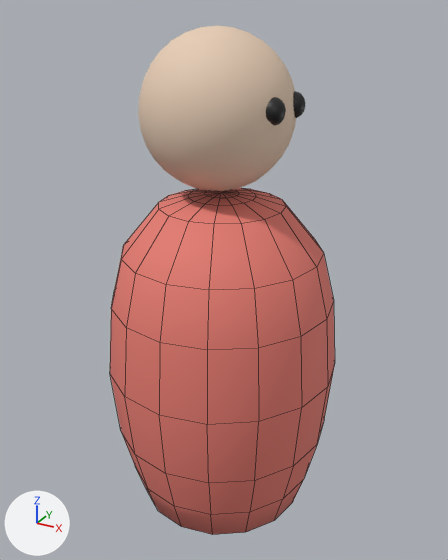
Before and after pictures for a commit that changed the Blender file Assets/_Models/Worker.blend.
Camera for both pictures: a camera (50 mm lens) standing at (0.878, -1.583, 1.604) and looking at (0.001, 0.012, 0.806). Lighting does not change. The marker at lower left points along +X, +Y and +Z. Mesh edges are drawn as thin lines on the coarser meshes.
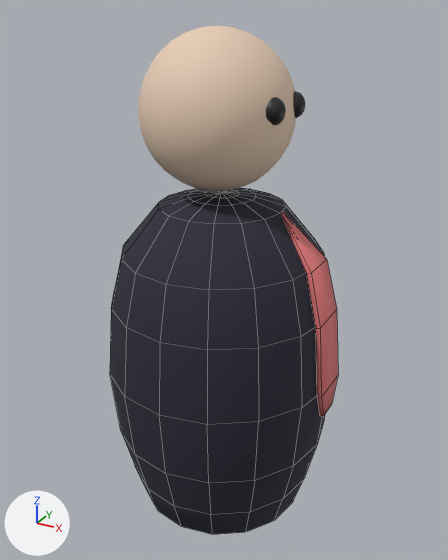
What differs and where, as boxes [x1, y1, x2, y2] in the pictures (448 x 560 px):
'Sphere.001', recoloured, reshaped: before [110, 188, 335, 534]; after [110, 188, 338, 534]
part 1 of me_sphere_001, added: after [280, 212, 338, 416]

Diff of the bpy script that builds the scene:
```diff
--- a/Assets/_Models/Worker.blend.py
+++ b/Assets/_Models/Worker.blend.py
@@ mat_material_002 @@
 mat_material_002 = principled_material('Material.002')
-mat_material_002.base_color = (0.8, 0.204, 0.167)  # red #e77d72
+mat_material_002.base_color = (0.0198, 0.0214, 0.038)  # dark blue #262837
 mat_material_002.roughness = 0.768
@@ mat_material_006 @@
+mat_material_006 = principled_material('Material.006')
+mat_material_006.base_color = (0.8, 0.208, 0.208)  # pink #e77e7e
+mat_material_006.roughness = 0.878
@@ me_sphere_001 @@
 # used by ob_sphere_001; location = (0.0, 0.0, 0.594); scale = (0.266, 0.266, 0.172)
-me_sphere_001.from_pydata(...)  # 161 vertices, 161 faces; spans x -1.41..1.41, y -1.41..1.41, z -3.45..2.92
+me_sphere_001.from_pydata(...)  # 181 vertices, 179 faces; spans x -1.41..1.43, y -1.41..1.41, z -3.45..2.92
+# me_sphere_001 part 1: a new loose piece of 20 vertices spanning x 0.73..1.43, y -0.27..0.28, z -0.9..2.72, in mat_material_006 (pink #e77e7e)
 me_sphere_001.materials.append(mat_material_002)
+me_sphere_001.materials.append(mat_material_006)  # pink #e77e7e
```
